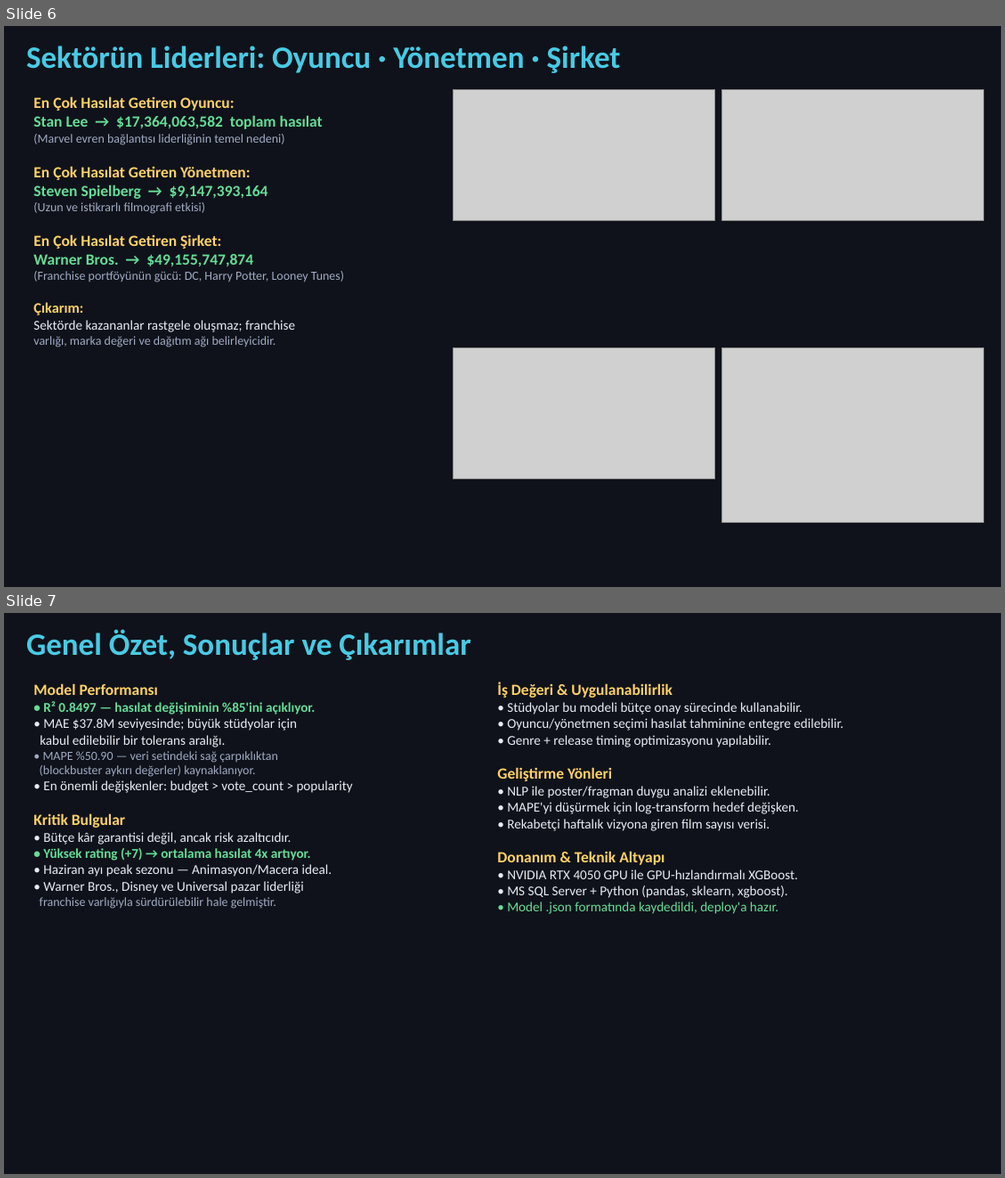
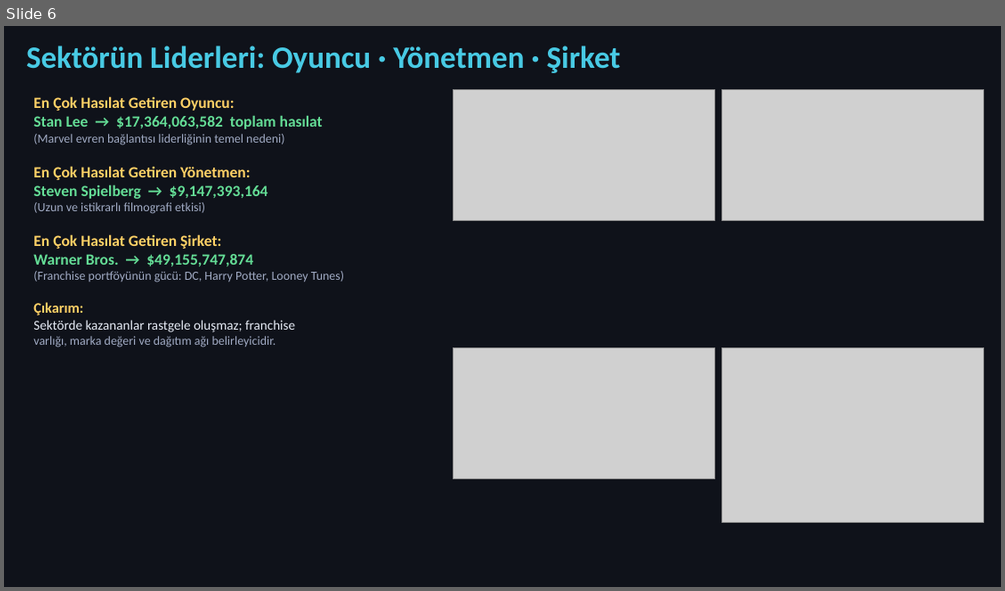
Before and after one commit to berkyz/tmdb-movie-data-analysis, a slide deck: Sunum_TMDB_Hasilat_Tahmin.pptx. Shown one above the other, each under a label of ours: slides 6 and 7 before the commit, slide 6 after it. The pictures are 1005x1178 and 1005x591 pixels, drawn with LibreOffice and Linux fonts; fonts in the diff are those of the drawing; grey boxes stand for pictures. Boxes give left, top, right and bottom in pixels: in the first picture for what was removed or moved away, otherwise in the second. Text is boxed around its words. In the diff, an @@ line names an element or a change of style, - is before the commit and + after.

```diff
--- a/Sunum_TMDB_Hasilat_Tahmin.pptx
+++ b/Sunum_TMDB_Hasilat_Tahmin.pptx
@@ slide 7 removed at [4, 613, 1001, 1174], background #0F121A @@
@@ text removed at [26, 629, 470, 660] @@
-Genel Özet, Sonuçlar ve Çıkarımlar
@@ text removed at [33, 683, 353, 908] @@
-Model Performansı
-• R² 0.8497 — hasılat değişiminin %85'ini açıklıyor.
-• MAE $37.8M seviyesinde; büyük stüdyolar için
-kabul edilebilir bir tolerans aralığı.
-• MAPE %50.90 — veri setindeki sağ çarpıklıktan
-(blockbuster aykırı değerler) kaynaklanıyor.
-• En önemli değişkenler: budget > vote_count > popularity
-Kritik Bulgular
-• Bütçe kâr garantisi değil, ancak risk azaltıcıdır.
-• Yüksek rating (+7) → ortalama hasılat 4x artıyor.
-• Haziran ayı peak sezonu — Animasyon/Macera ideal.
-• Warner Bros., Disney ve Universal pazar liderliği
-franchise varlığıyla sürdürülebilir hale gelmiştir.
@@ text removed at [497, 682, 843, 914] @@
-İş Değeri & Uygulanabilirlik
-• Stüdyolar bu modeli bütçe onay sürecinde kullanabilir.
-• Oyuncu/yönetmen seçimi hasılat tahminine entegre edilebilir.
-• Genre + release timing optimizasyonu yapılabilir.
-Geliştirme Yönleri
-• NLP ile poster/fragman duygu analizi eklenebilir.
-• MAPE'yi düşürmek için log-transform hedef değişken.
-• Rekabetçi haftalık vizyona giren film sayısı verisi.
-Donanım & Teknik Altyapı
-• NVIDIA RTX 4050 GPU ile GPU-hızlandırmalı XGBoost.
-• MS SQL Server + Python (pandas, sklearn, xgboost).
-• Model .json formatında kaydedildi, deploy'a hazır.
```
